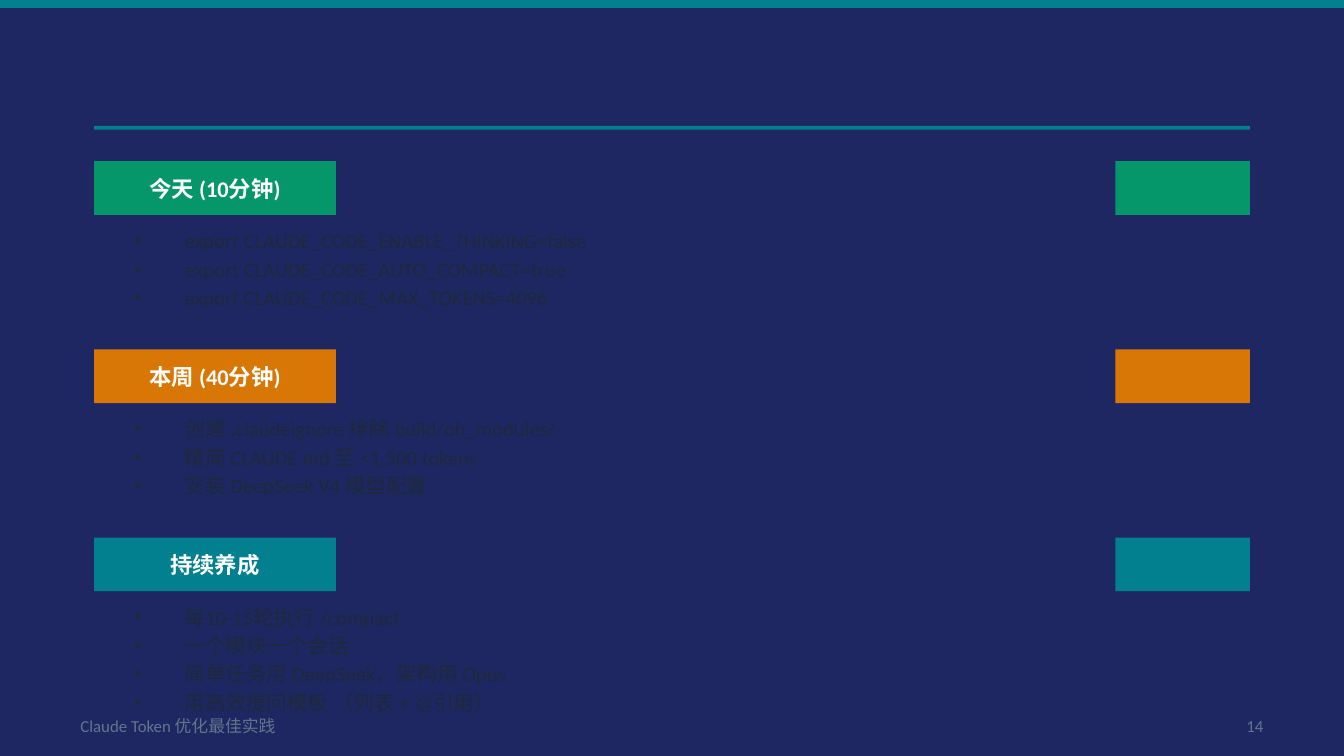
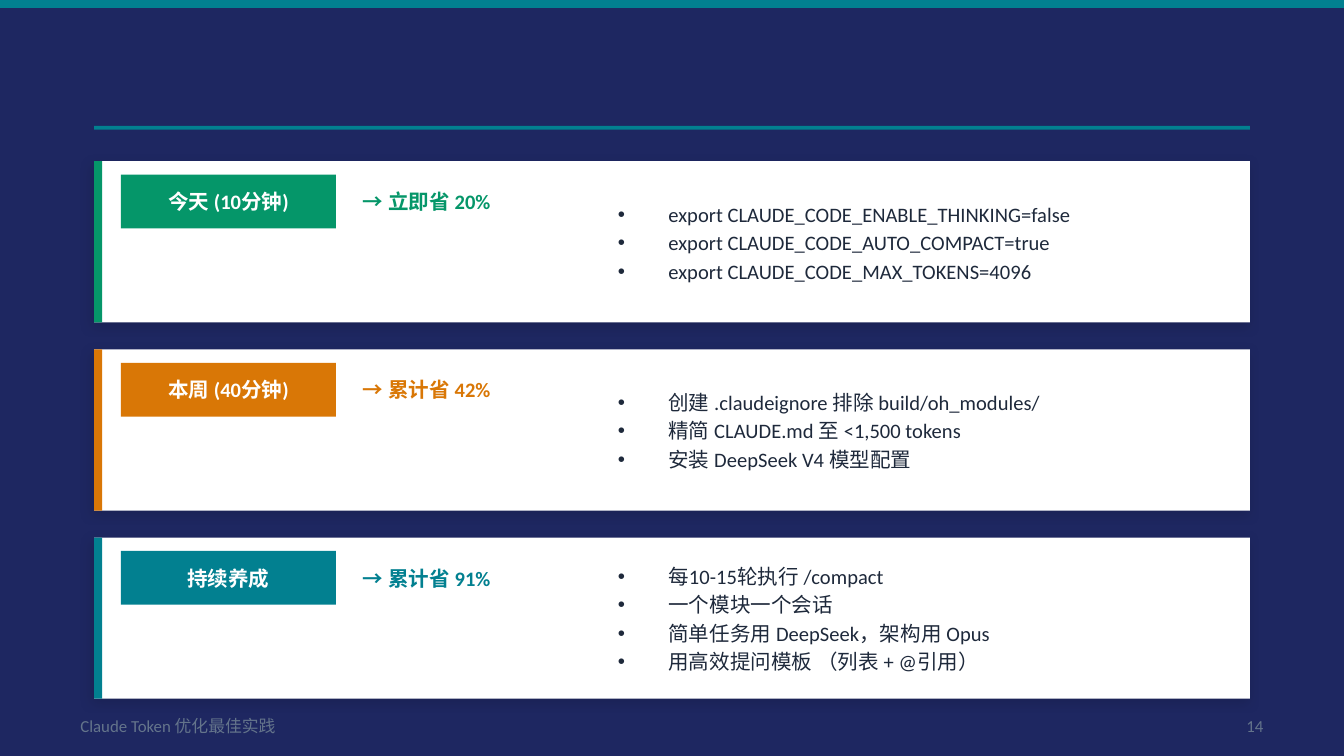
Before and after one commit to JungleTestLabs/claude-token-optimization, a slide deck: slide 14 of Claude-Token优化最佳实践.pptx. Drawn at 1344x756 pixels with LibreOffice and Linux fonts; fonts in the diff are those of the drawing. Boxes give left, top, right and bottom in pixels: in the first picture for what was removed or moved away, otherwise in the second. Text is boxed around its words. In the diff, an @@ line names an element or a change of style, - is before the commit and + after.

Commit message:
fix: PPT行动清单页样式对齐其他页面
- 每行增加白色卡片背景 + 左侧色条 + 阴影
- 布局改为: 时间标签pill + 结果文字 → 条目列表(右侧)
- 与其他卡片式页面(优先级排序/Tool层级)风格统一

```diff
--- a/Claude-Token优化最佳实践.pptx
+++ b/Claude-Token优化最佳实践.pptx
@@ rectangle added at (94, 161, 1250, 323), fill #FFFFFF @@
@@ rectangle added at (94, 161, 102, 323), fill #059669 @@
@@ text "今天 (10分钟)": place and size @@
-text "今天 (10分钟)" at (149, 178, 280, 201)
+text "今天 (10分钟)" at (168, 191, 289, 212)
@@ rectangle: place and size @@
-rectangle at (94, 161, 336, 215)
+rectangle at (121, 175, 336, 228)
@@ text "→ 立即省 20%": place and size @@
-text "→ 立即省 20%" at (1214, 177, 1250, 202)
+text "→ 立即省 20%" at (388, 191, 491, 211)
@@ rectangle removed at (1116, 161, 1250, 215) @@
@@ text added at (668, 207, 1070, 283), 11 pt, text #1E293B @@
+• export CLAUDE_CODE_ENABLE_THINKING=false
+• export CLAUDE_CODE_AUTO_COMPACT=true
+• export CLAUDE_CODE_MAX_TOKENS=4096
@@ rectangle: place and size @@
-rectangle at (1116, 349, 1250, 403)
+rectangle at (94, 349, 102, 511)
@@ rectangle added at (94, 349, 1250, 511), fill #FFFFFF @@
@@ text "本周 (40分钟)": place and size @@
-text "本周 (40分钟)" at (149, 366, 280, 389)
+text "本周 (40分钟)" at (168, 379, 289, 400)
@@ rectangle: place and size @@
-rectangle at (94, 349, 336, 403)
+rectangle at (121, 363, 336, 417)
@@ text "→ 累计省 42%": place and size @@
-text "→ 累计省 42%" at (1214, 365, 1250, 390)
+text "→ 累计省 42%" at (388, 379, 491, 399)
@@ text added at (668, 392, 1039, 471), 11 pt, text #1E293B @@
+• 创建 .claudeignore 排除 build/oh_modules/
+• 精简 CLAUDE.md 至 <1,500 tokens
+• 安装 DeepSeek V4 模型配置
@@ rectangle added at (94, 538, 1250, 699), fill #FFFFFF @@
@@ rectangle added at (94, 538, 102, 699), fill #028090 @@
@@ rectangle removed at (1116, 538, 1250, 591) @@
@@ size 12 to 11 pt in 3 elements at (168, 191, 289, 212), (168, 379, 289, 400), (187, 568, 269, 588) @@
@@ text "持续养成": place and size @@
-text "持续养成" at (170, 554, 260, 575)
+text "持续养成" at (187, 568, 269, 588)
@@ rectangle: place and size @@
-rectangle at (94, 538, 336, 591)
+rectangle at (121, 551, 336, 605)
@@ alignment right to left in 3 elements at (388, 191, 491, 211), (388, 379, 491, 399), (388, 568, 491, 588) @@
@@ text "→ 累计省 91%": place and size @@
-text "→ 累计省 91%" at (1214, 553, 1250, 578)
+text "→ 累计省 91%" at (388, 568, 491, 588)
@@ text added at (668, 566, 989, 672), 11 pt, text #1E293B @@
+• 每10-15轮执行 /compact
+• 一个模块一个会话
+• 简单任务用 DeepSeek，架构用 Opus
+• 用高效提问模板 （列表 + @引用）
```
Also in this commit, not shown: 1 other file.
